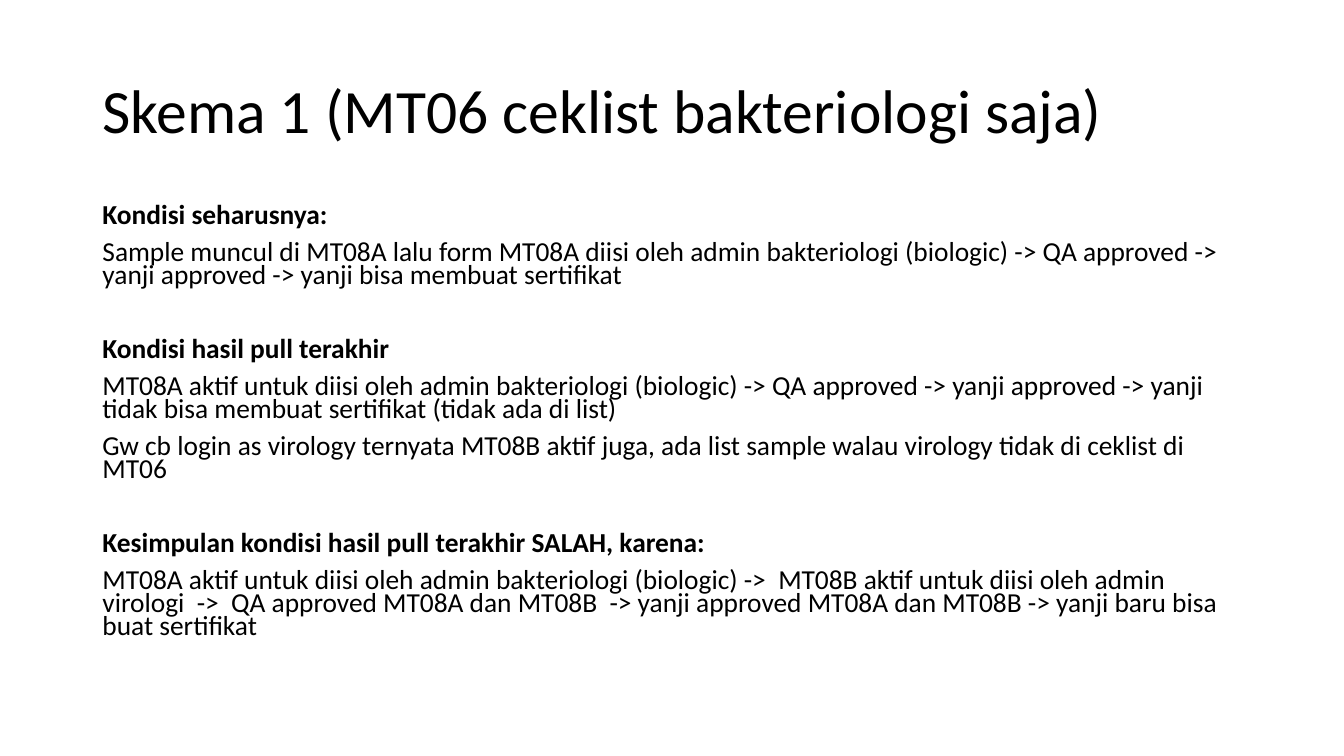
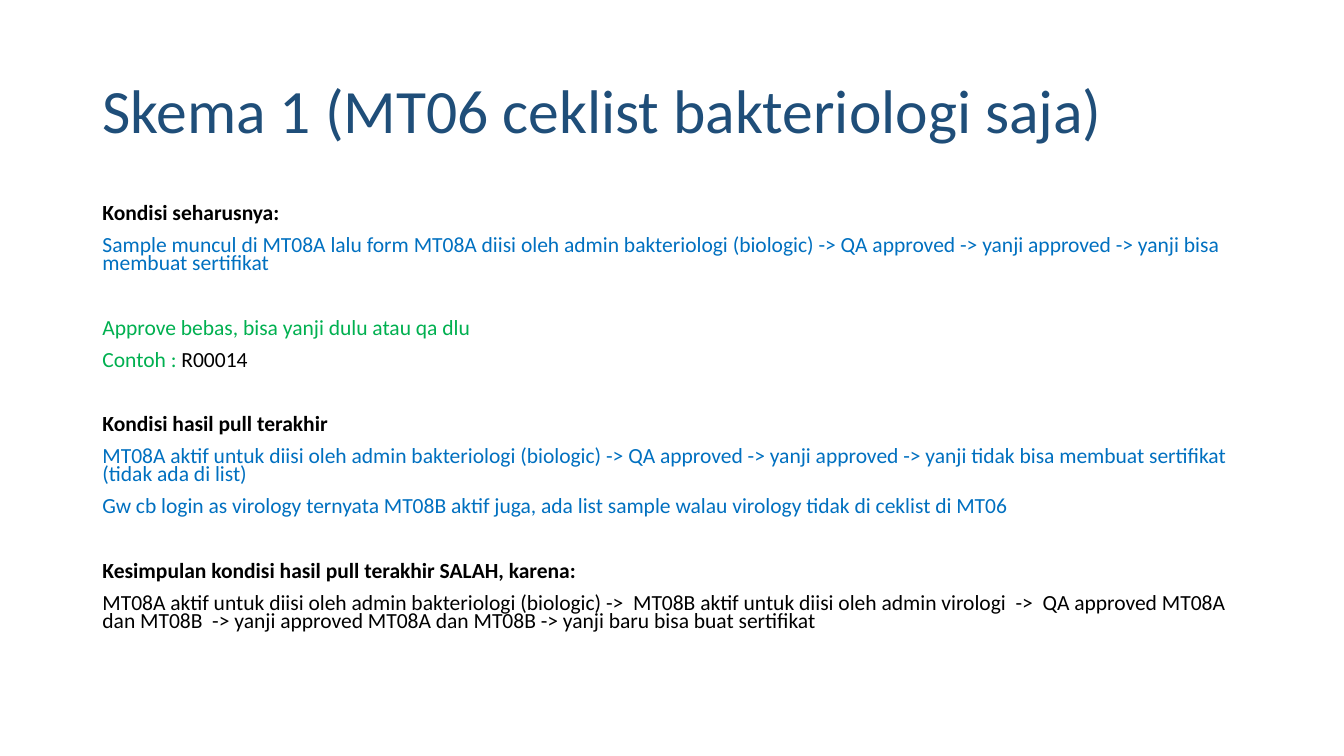
Before and after one commit to marklong0304/ebbpmsoh, a slide deck: slide 3 of Dokumentasi/rev/Revisi 3b lanjutan.pptx. Drawn at 1344x756 pixels with LibreOffice and Linux fonts; fonts in the diff are those of the drawing. Boxes give left, top, right and bottom in pixels: in the first picture for what was removed or moved away, otherwise in the second. Text is boxed around its words. In the diff, an @@ line names an element or a change of style, - is before the commit and + after.

```diff
--- a/Dokumentasi/rev/Revisi 3b lanjutan.pptx
+++ b/Dokumentasi/rev/Revisi 3b lanjutan.pptx
@@ title "Skema 1 (MT06 ceklist bakteriologi ..." at <box>102,88,1101,144</box>: text colour #000000 to #1F4E79 @@
@@ text at <box>102,205,1226,632</box>: size 19.6 to 15.4 pt; text colour #000000 to #0070C0 in "Sample muncul di MT08A lalu form MT08A ...", "MT08A aktif untuk diisi oleh admin bakteriologi ...", "Gw cb login as virology ternyata MT08B ..." @@
@@ text at <box>102,320,470,367</box>: paragraphs added @@
+Approve bebas, bisa yanji dulu atau qa dlu
+Contoh : R00014
```
Also in this commit, not shown: 6 other slides changed, 16 other files.
